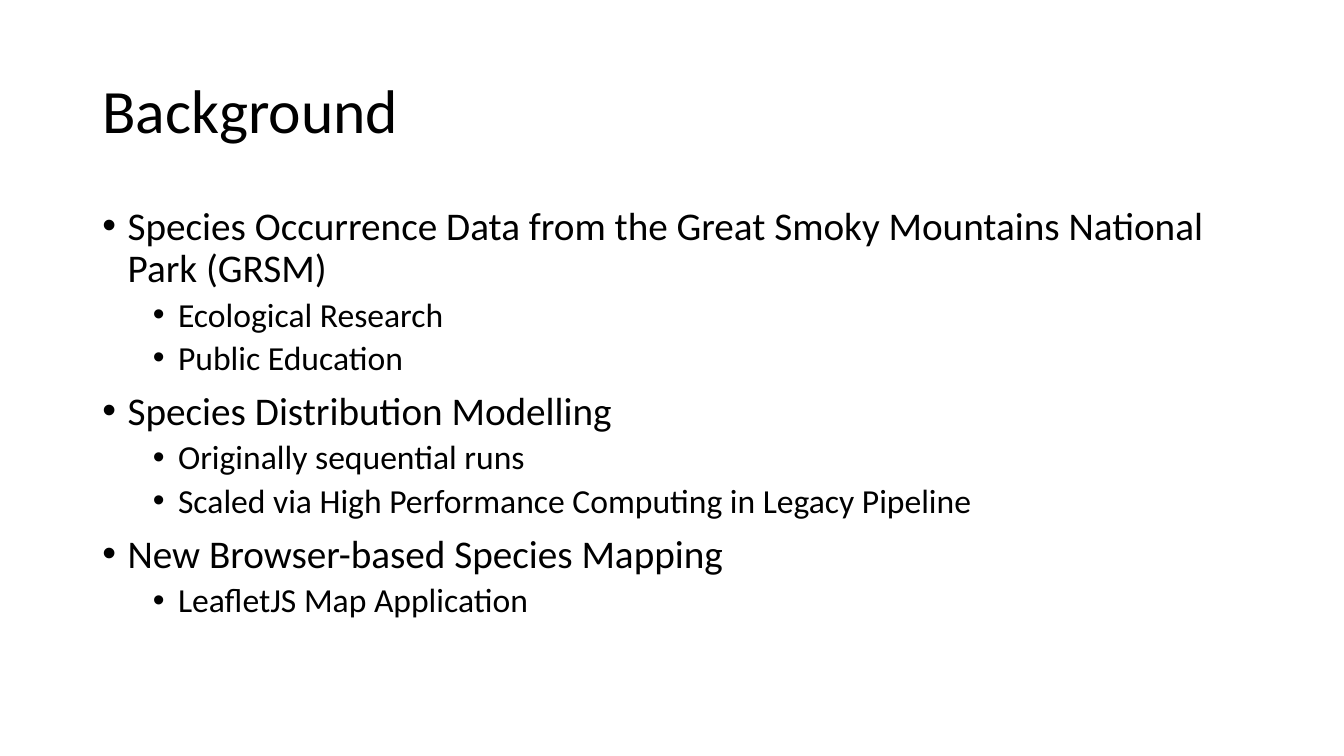
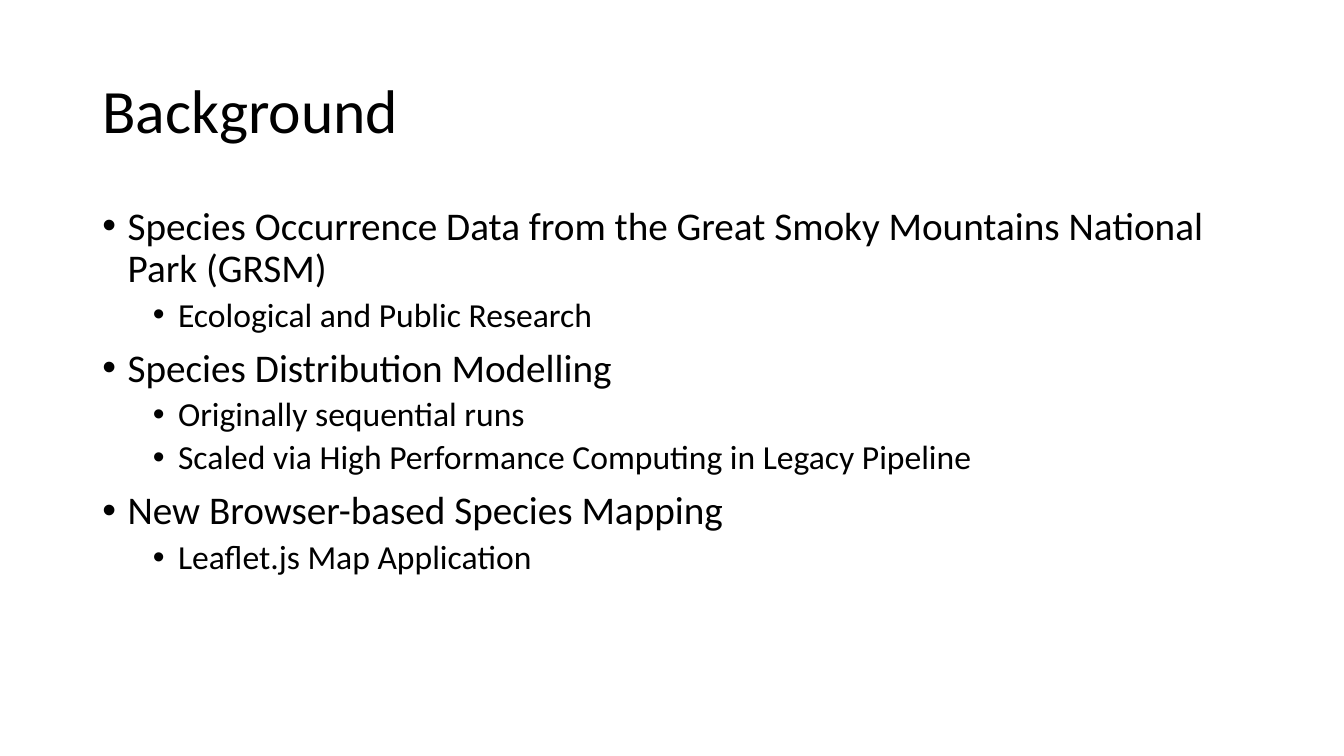
Before and after one commit to lonnieljyu/npmap-species, a slide deck: slide 3 of presentation/species_mapper_presentation.pptx. Drawn at 1344x756 pixels with LibreOffice and Linux fonts; fonts in the diff are those of the drawing. Boxes give left, top, right and bottom in pixels: in the first picture for what was removed or moved away, otherwise in the second. Text is boxed around its words. In the diff, an @@ line names an element or a change of style, - is before the commit and + after.

```diff
--- a/presentation/species_mapper_presentation.pptx
+++ b/presentation/species_mapper_presentation.pptx
@@ text at box(178, 303, 592, 333): text changed @@
-  • Ecological Research
-  • Public Education
+  • Ecological and Public Research
@@ text at box(178, 545, 532, 575): text changed @@
-  • LeafletJS Map Application
+  • Leaflet.js Map Application
```
Also in this commit, not shown: 4 other slides changed, 4 slides added, 10 slides removed, 1 other file.
